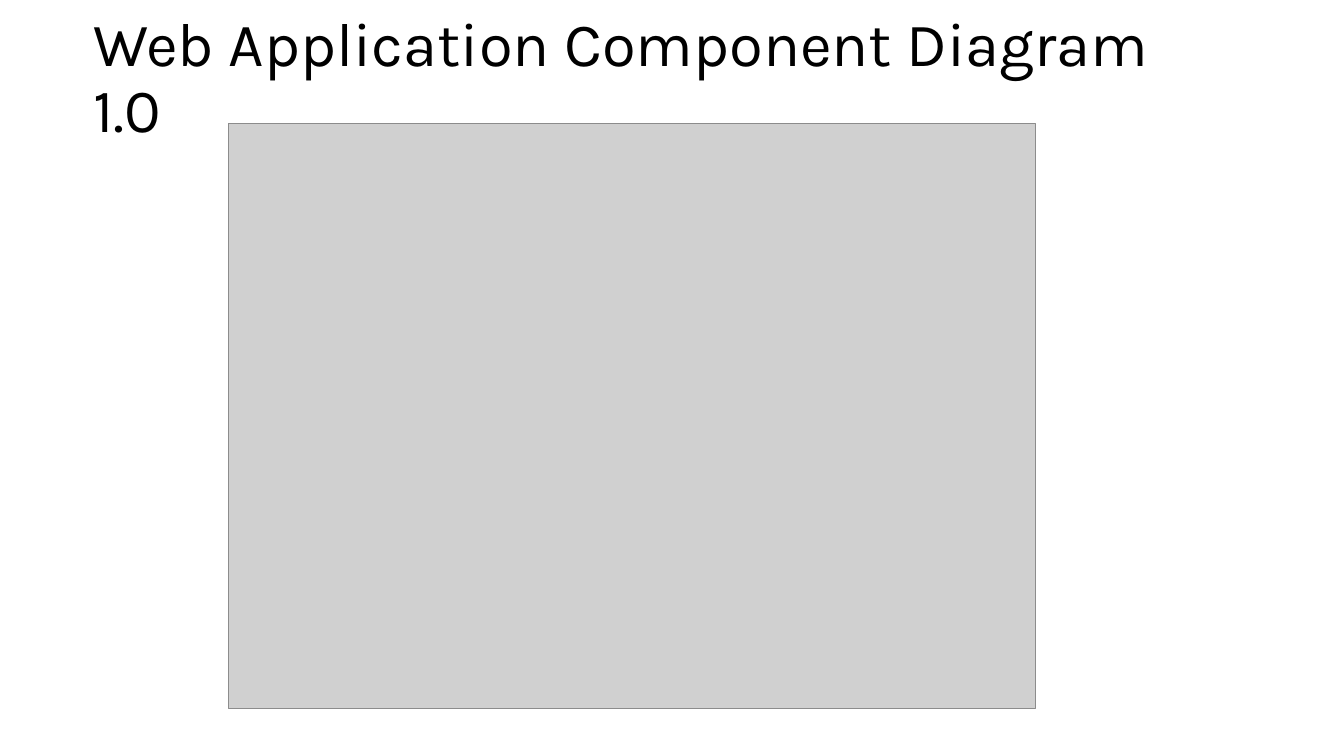
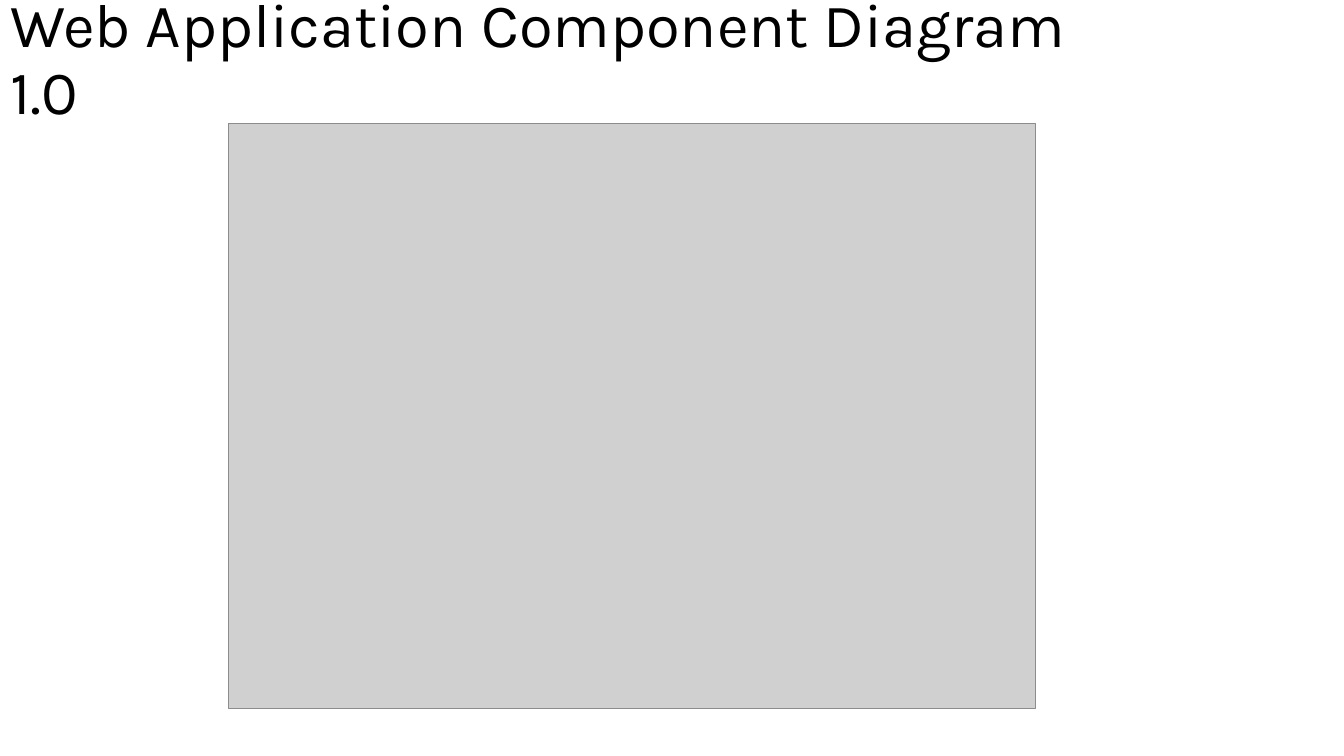
Before and after one commit to LouiGee/finalProjectBackEnd, a slide deck: slide 5 of Architecture Documents.pptx. Drawn at 1344x756 pixels with LibreOffice and Linux fonts; fonts in the diff are those of the drawing; grey boxes stand for pictures. Boxes give left, top, right and bottom in pixels: in the first picture for what was removed or moved away, otherwise in the second. Text is boxed around its words. In the diff, an @@ line names an element or a change of style, - is before the commit and + after.

Commit message:
changes to architecture diagram

```diff
--- a/Architecture Documents.pptx
+++ b/Architecture Documents.pptx
@@ title "Web Application Component Diagram 1.0": place and size @@
-title "Web Application Component Diagram 1.0" at bbox=[93, 23, 1148, 133]
+title "Web Application Component Diagram 1.0" at bbox=[10, 4, 1065, 115]
```
Also in this commit, not shown: 4 other slides changed, 4 slides added, 1 other file.
